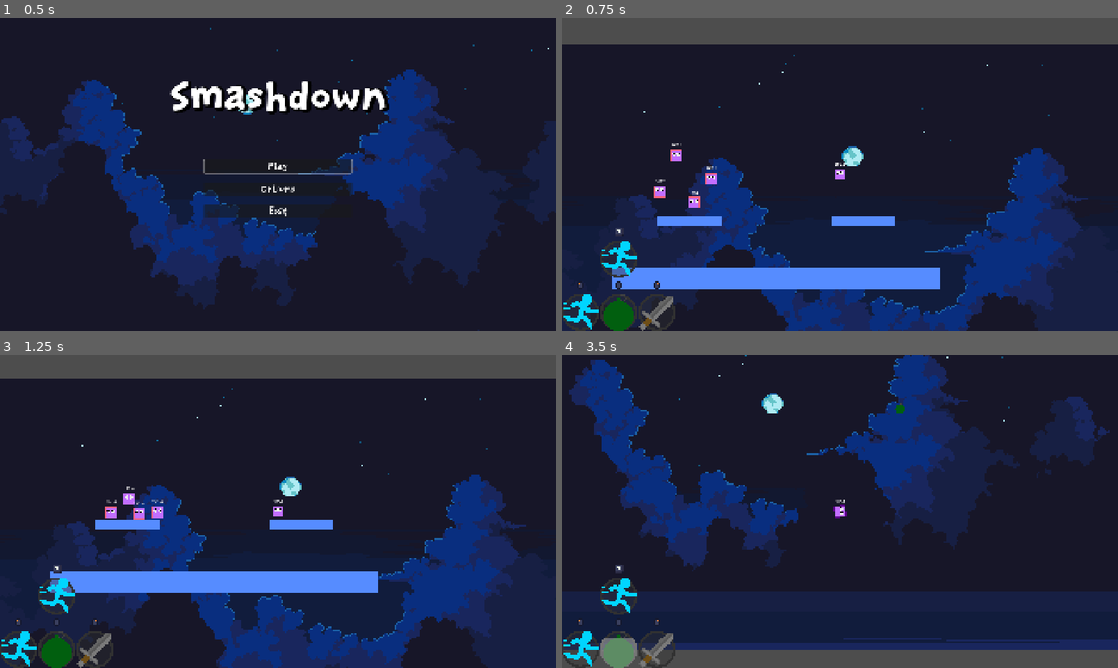
Above: before the commit, frames 1-4 (two rows, left to right).
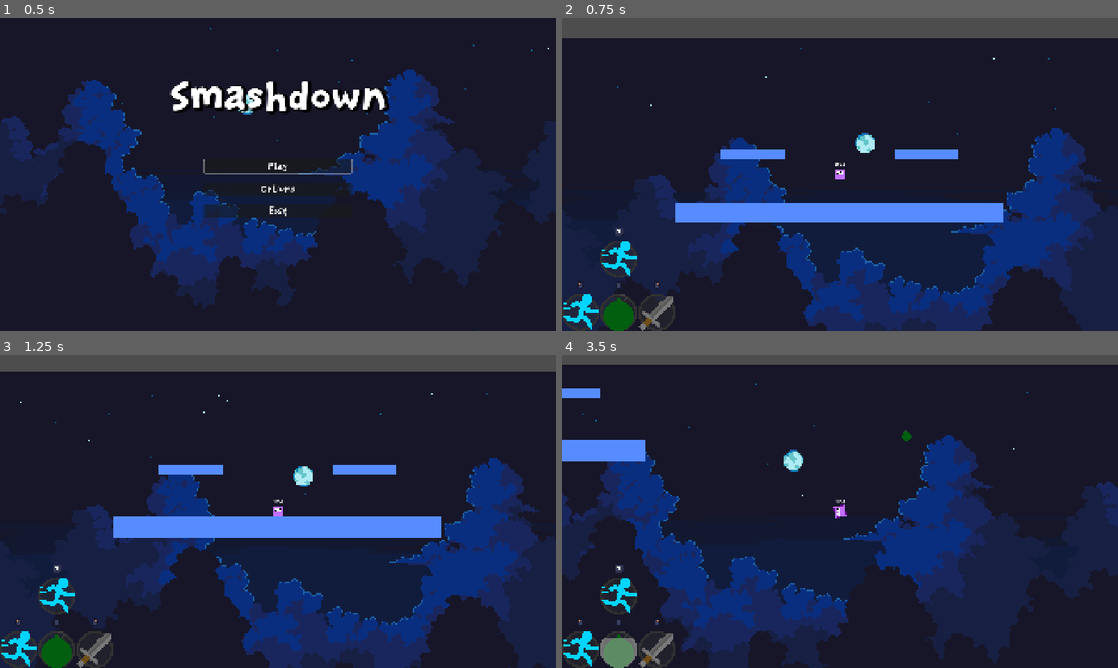
Above: after the commit, the same moments.

Repository: BoppleOpple/beat-the-clock
Game: Godot game, scene res://ui/main_menu/main_menu.tscn
Same seed, same stepped clock (60 frames per second), same inputs: the game is played once before the commit and once after it.
Inputs (mouse positions are in pixels of both pictures, inside the frame that each line leads up to):
- Up to frame 1 (0.5 s): no input
- Up to frame 2 (0.75 s): click "Play" at 0.5 s
- Up to frame 3 (1.25 s): no input
- Up to frame 4 (3.5 s): move the mouse to (840, 511) at 1.27 s; hold D (gameplay_right) 1.28-2.03 s; tap Shift (gameplay_ability_combo) at 1.35 s; click (840, 511) at 1.42 s; tap Space (gameplay_jump) at 1.52, 2.27 s; move the mouse to (606, 564) at 2.02 s; hold S (gameplay_down) 2.03-2.78 s; click (606, 564) at 2.1 s; move the mouse to (895, 442) at 2.77 s; hold D (gameplay_right) from 2.78 s (still down); tap Middle mouse button (gameplay_ability_middle) at 2.85 s

Frame 1 is identical in both runs. In frame 2, 27% of the frame differs, in the area x 0-100%, y 6-100%; in frame 3, 28%; in frame 4, 48%, in the area x 0-100%, y 0-100%.

Commit message:
Merging to match repos

Diff:
--- a/main.tscn
+++ b/main.tscn
@@ -13,7 +13,7 @@
 [node name="Stage" parent="." unique_id=12831427 instance=ExtResource("1_ig7tw")]
 
 [node name="Player" parent="." unique_id=823536844 instance=ExtResource("3_h2yge")]
-position = Vector2(220, -372)
+position = Vector2(1, -144)
 
 [node name="Camera2D" type="Camera2D" parent="Player" unique_id=1667980090]
 
@@ -26,15 +26,18 @@
 [node name="Pause" parent="." unique_id=181748229 instance=ExtResource("5_lquwl")]
 
 [node name="EnemyMelee" parent="." unique_id=950486434 instance=ExtResource("6_7mycd")]
-position = Vector2(-226, -353)
+position = Vector2(0, -10000)
 
 [node name="EnemyMelee2" parent="." unique_id=60050402 instance=ExtResource("6_7mycd")]
-position = Vector2(-349, -433)
+position = Vector2(0, -20000)
 
 [node name="EnemyMelee3" parent="." unique_id=1034371796 instance=ExtResource("6_7mycd")]
-position = Vector2(-288, -271)
+position = Vector2(0, -30000)
 
 [node name="EnemyMelee4" parent="." unique_id=297174871 instance=ExtResource("6_7mycd")]
-position = Vector2(-408, -310)
+position = Vector2(0, -40000)
+
+[node name="EnemyMelee5" parent="." unique_id=46880064 instance=ExtResource("6_7mycd")]
+position = Vector2(0, -50000)
 
 [connection signal="throw_grenade" from="Player" to="." method="_on_player_throw_grenade"]
--- a/player/player.tscn
+++ b/player/player.tscn
@@ -1,7 +1,7 @@
 [gd_scene format=3 uid="uid://cna1uay0kbei2"]
 
 [ext_resource type="PackedScene" uid="uid://b1anqspvwemms" path="res://actors/actor_base.tscn" id="1_oul6g"]
-[ext_resource type="Script" uid="uid://vnawmbuhjsdc" path="res://actors/helper/right_eyeball.gd" id="2_rkbax"]
+[ext_resource type="Script" uid="uid://bxfxxi31uo80h" path="res://actors/helper/eyeball.gd" id="2_rkbax"]
 
 [node name="Player" unique_id=950486434 groups=["Players"] instance=ExtResource("1_oul6g")]
 
--- a/ui/bg/background.gd
+++ b/ui/bg/background.gd
@@ -10,13 +10,14 @@
 func _process(delta: float) -> void:
 	$BG.scroll_offset -= Vector2(20,0) * delta
 
-func _bg_select() -> void:
-	var random = randi_range(1,8)
-	$BG/"1"/Texture.texture = load("res://assets/textures/Clouds/Clouds " + str(random) + "/1.png")
-	$BG/"2"/Texture.texture = load("res://assets/textures/Clouds/Clouds " + str(random) + "/2.png")
-	$BG/"3"/Texture.texture = load("res://assets/textures/Clouds/Clouds " + str(random) + "/3.png")
-	$BG/"4"/Texture.texture = load("res://assets/textures/Clouds/Clouds " + str(random) + "/4.png")
-	if ResourceLoader.exists("res://assets/textures/Clouds/Clouds " + str(random) + "/5.png"):
-		$BG/"5"/Texture.texture = load("res://assets/textures/Clouds/Clouds " + str(random) + "/5.png")
-	if ResourceLoader.exists("res://assets/textures/Clouds/Clouds " + str(random) + "/6.png"):
-		$BG/"6"/Texture.texture = load("res://assets/textures/Clouds/Clouds " + str(random) + "/6.png")
+func _bg_select(choice: int = 0) -> void:
+	if choice == 0:
+		choice = randi_range(1,8)
+	$BG/"1"/Texture.texture = load("res://assets/textures/Clouds/Clouds " + str(choice) + "/1.png")
+	$BG/"2"/Texture.texture = load("res://assets/textures/Clouds/Clouds " + str(choice) + "/2.png")
+	$BG/"3"/Texture.texture = load("res://assets/textures/Clouds/Clouds " + str(choice) + "/3.png")
+	$BG/"4"/Texture.texture = load("res://assets/textures/Clouds/Clouds " + str(choice) + "/4.png")
+	if ResourceLoader.exists("res://assets/textures/Clouds/Clouds " + str(choice) + "/5.png"):
+		$BG/"5"/Texture.texture = load("res://assets/textures/Clouds/Clouds " + str(choice) + "/5.png")
+	if ResourceLoader.exists("res://assets/textures/Clouds/Clouds " + str(choice) + "/6.png"):
+		$BG/"6"/Texture.texture = load("res://assets/textures/Clouds/Clouds " + str(choice) + "/6.png")
Not shown, changed: export_presets.cfg
